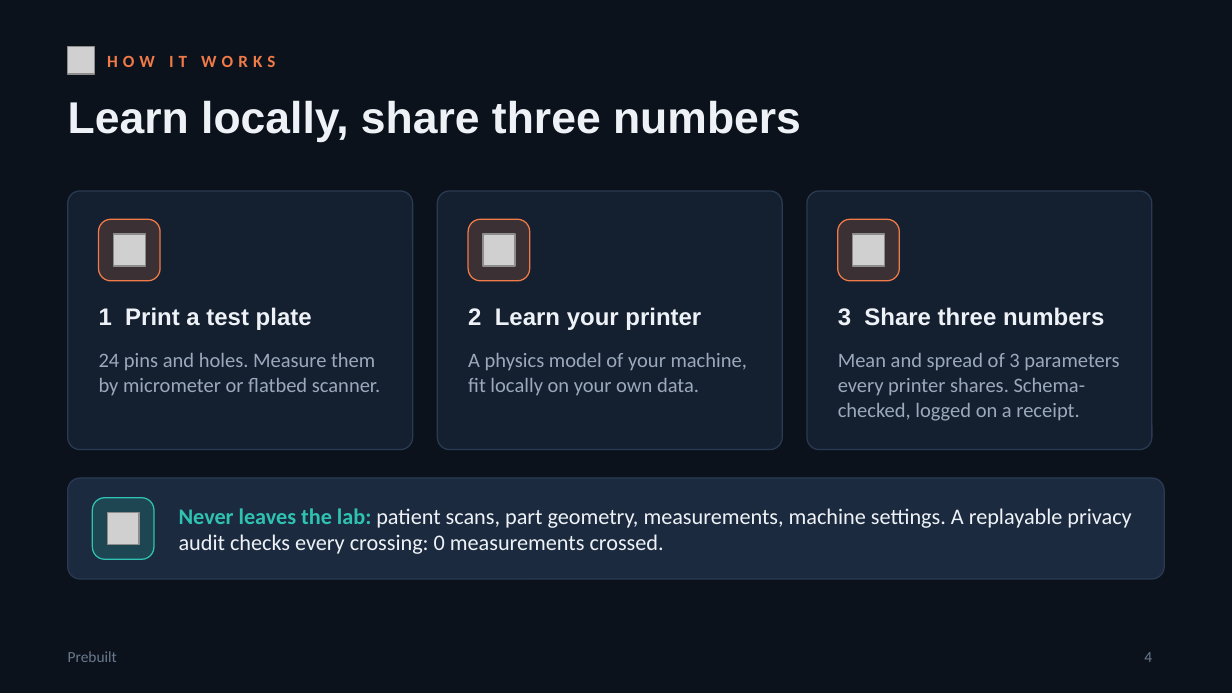
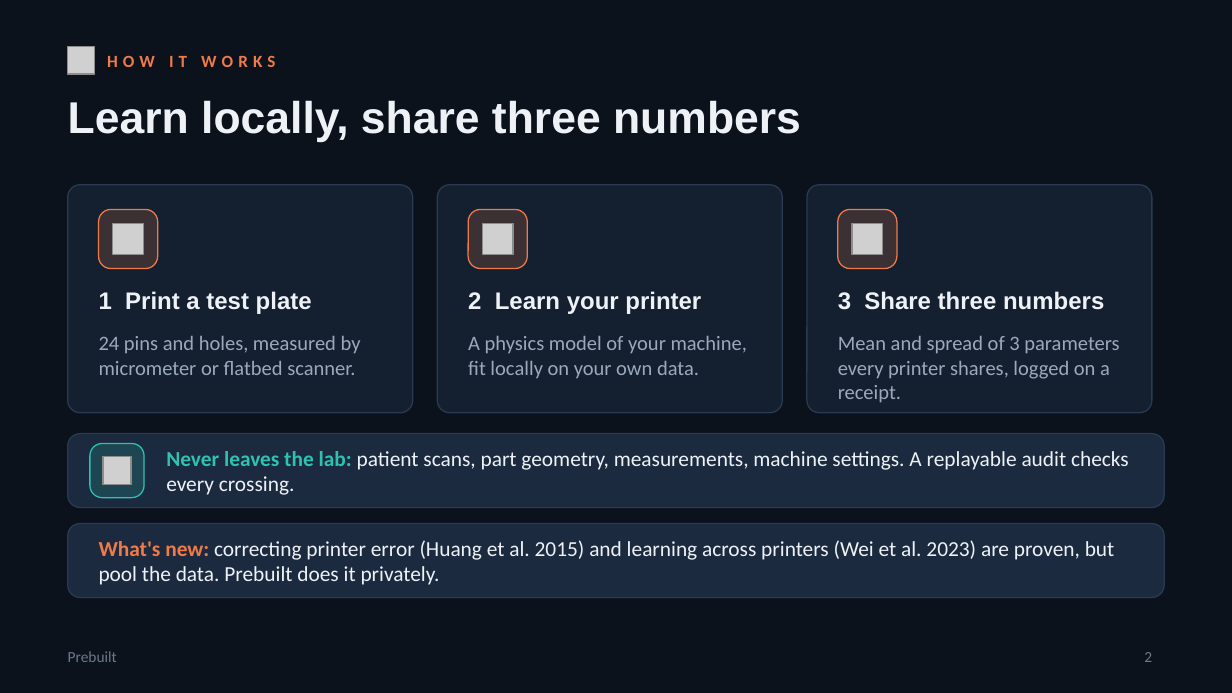
Before and after one commit to matte-realize/prebuilt, a slide deck: slide 2 of docs/slides/prebuilt-pitch.pptx (slide 4 before the commit). Drawn at 1232x693 pixels with LibreOffice and Linux fonts; fonts in the diff are those of the drawing; grey boxes stand for pictures. Boxes give left, top, right and bottom in pixels: in the first picture for what was removed or moved away, otherwise in the second. Text is boxed around its words. In the diff, an @@ line names an element or a change of style, - is before the commit and + after.

```diff
--- a/docs/slides/prebuilt-pitch.pptx
+++ b/docs/slides/prebuilt-pitch.pptx
@@ rounded rectangle: place and size @@
-rounded rectangle at [68, 191, 413, 450]
+rounded rectangle at [68, 185, 413, 413]
@@ rounded rectangle: place and size @@
-rounded rectangle at [437, 191, 782, 450]
+rounded rectangle at [437, 185, 782, 413]
@@ rounded rectangle: place and size @@
-rounded rectangle at [807, 191, 1152, 450]
+rounded rectangle at [807, 185, 1152, 413]
@@ 3 pictures, 3 rounded rectangles: place and size @@
-3 pictures, 3 rounded rectangles at [99, 219, 899, 281]
+3 pictures, 3 rounded rectangles at [99, 209, 897, 269]
@@ 3 texts: place and size @@
-3 texts at [99, 307, 1104, 330]
+3 texts at [99, 291, 1104, 314]
@@ text at [99, 336, 361, 375]: text changed @@
-24 pins and holes. Measure them by micrometer or flatbed scanner.
+24 pins and holes, measured by micrometer or flatbed scanner.
@@ text "A physics model of your ...": place and size @@
-text "A physics model of your ..." at [468, 353, 747, 396]
+text "A physics model of your ..." at [468, 336, 747, 379]
@@ text at [838, 336, 1119, 403]: text changed @@
-Mean and spread of 3 parameters every printer shares. Schema-checked, logged on a receipt.
+Mean and spread of 3 parameters every printer shares, logged on a receipt.
@@ rounded rectangle: place and size @@
-rounded rectangle at [68, 478, 1164, 579]
+rounded rectangle at [68, 434, 1164, 508]
@@ proportions changed in 8 elements at [99, 209, 158, 269], [468, 209, 527, 269], [838, 209, 897, 269], [68, 185, 413, 413], [437, 185, 782, 413], [807, 185, 1152, 413], [68, 434, 1164, 508], [90, 444, 144, 498] @@
@@ rounded rectangle: place and size @@
-rounded rectangle at [92, 498, 154, 559]
+rounded rectangle at [90, 444, 144, 498]
@@ picture: place and size @@
-picture at [107, 513, 139, 545]
+picture at [103, 457, 132, 485]
@@ text at [166, 451, 1129, 495]: text changed; size 13 to 12.5 pt @@
-Never leaves the lab: patient scans, part geometry, measurements, machine settings. A replayable privacy audit checks every crossing: 0 measurements crossed.
+Never leaves the lab: patient scans, part geometry, measurements, machine settings. A replayable audit checks every crossing.
@@ rounded rectangle added at [68, 524, 1164, 598], fill #1B2A3E, outline #2A3A52 0.75 pt @@
@@ text added at [99, 540, 1115, 585], 12.5 pt, text #EEF2F7 @@
+What's new: correcting printer error (Huang et al. 2015) and learning across printers (Wei et al. 2023) are proven, but pool the data. Prebuilt does it privately.
@@ page number at [1144, 652, 1152, 662]: text changed @@
-4
+2
```
Also in this commit, not shown: 2 other slides changed, 1 slide added, 8 slides removed, 3 other files.
